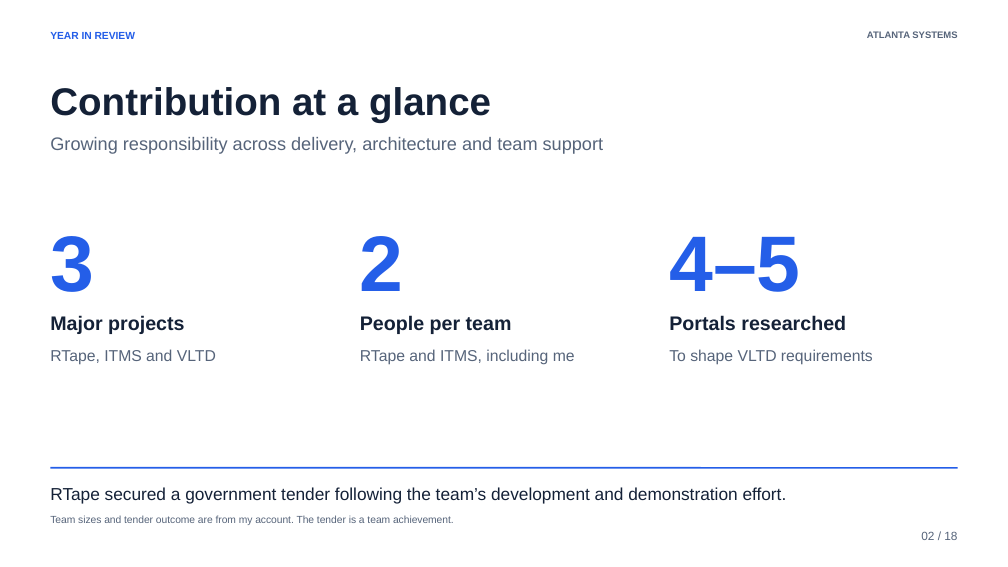
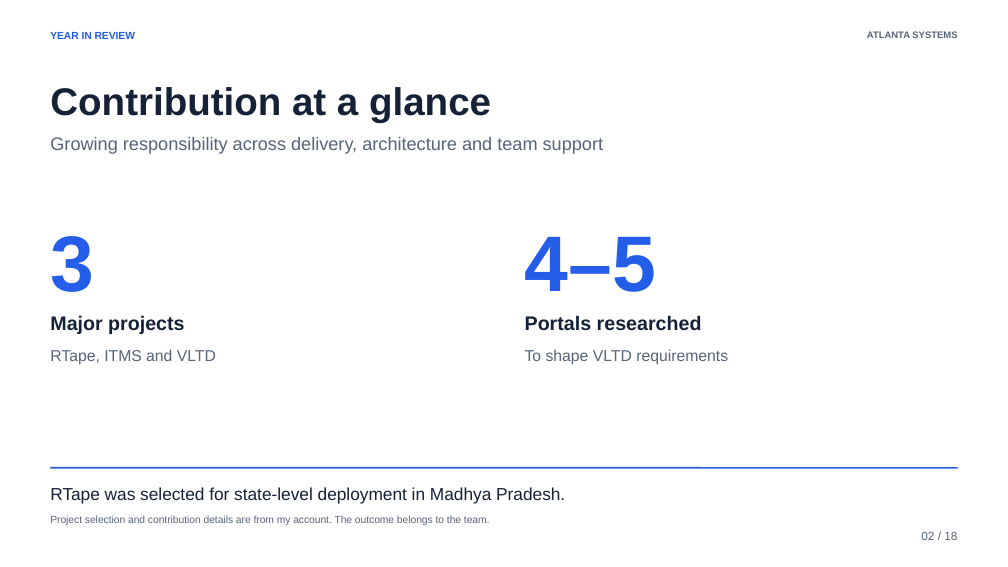
Before and after one commit to atlanta-manish/Atlanta-one-year-ppt, a slide deck: slide 2 of Atlanta-Year-One.pptx. Drawn at 1008x567 pixels with LibreOffice and Linux fonts; fonts in the diff are those of the drawing. Boxes give left, top, right and bottom in pixels: in the first picture for what was removed or moved away, otherwise in the second. Text is boxed around its words. In the diff, an @@ line names an element or a change of style, - is before the commit and + after.

```diff
--- a/Atlanta-Year-One.pptx
+++ b/Atlanta-Year-One.pptx
@@ text "4–5": place and size @@
-text "4–5" at <box>669,237,800,292</box>
+text "4–5" at <box>525,237,656,292</box>
@@ text removed at <box>360,236,404,291</box> @@
-2
@@ text removed at <box>360,315,512,334</box> @@
-People per team
@@ text "Portals researched": place and size @@
-text "Portals researched" at <box>669,315,846,331</box>
+text "Portals researched" at <box>525,315,702,331</box>
@@ text removed at <box>360,349,575,365</box> @@
-RTape and ITMS, including me
@@ text "To shape VLTD requirements": place and size @@
-text "To shape VLTD requirements" at <box>669,349,873,365</box>
+text "To shape VLTD requirements" at <box>525,349,728,365</box>
@@ text at <box>50,487,565,504</box>: text changed @@
-RTape secured a government tender following the team’s development and demonstration effort.
+RTape was selected for state-level deployment in Madhya Pradesh.
@@ text at <box>50,515,490,525</box>: text changed @@
-Team sizes and tender outcome are from my account. The tender is a team achievement.
+Project selection and contribution details are from my account. The outcome belongs to the team.
```
Also in this commit, not shown: 10 other slides changed, 6 other files.
